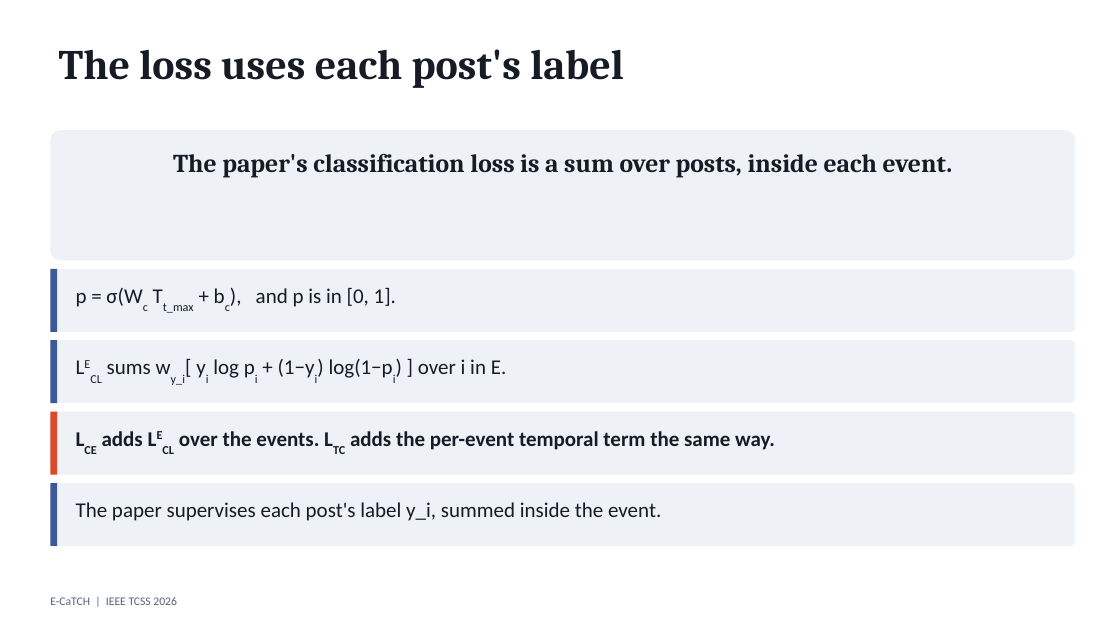
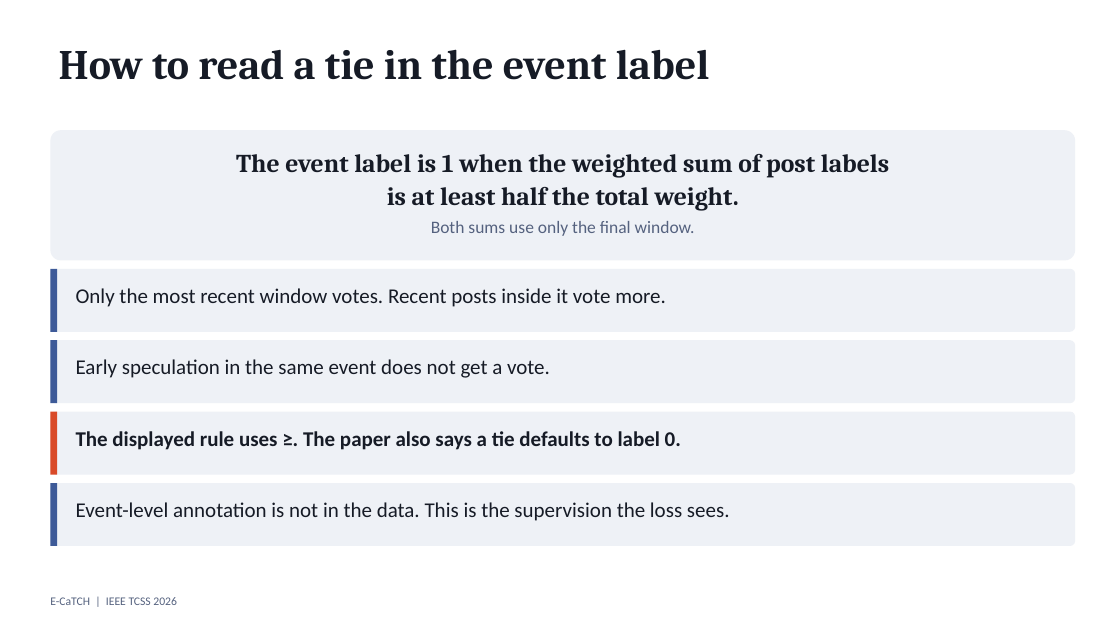
Before and after one commit to amousavi1/amousavi1.github.io, a slide deck: slide 21 of talks/georgetown-2026-ecatch/E-CaTCH_presentation_complete.pptx. Drawn at 1120x630 pixels with LibreOffice and Linux fonts; fonts in the diff are those of the drawing. Boxes give left, top, right and bottom in pixels: in the first picture for what was removed or moved away, otherwise in the second. Text is boxed around its words. In the diff, an @@ line names an element or a change of style, - is before the commit and + after.

Commit message:
Revert "Match the talk formulas to the paper's equations."
This reverts commit b7a62fe568d498d58f84a6535e8d8b395350f49a.

```diff
--- a/talks/georgetown-2026-ecatch/E-CaTCH_presentation_complete.pptx
+++ b/talks/georgetown-2026-ecatch/E-CaTCH_presentation_complete.pptx
@@ title at (59,49,710,80): text changed @@
-The loss uses each post's label
+How to read a tie in the event label
@@ text at (236,154,890,236): text changed @@
-The paper's classification loss is a sum over posts, inside each event.
+The event label is 1 when the weighted sum of post labels
+is at least half the total weight.
+Both sums use only the final window.
@@ text at (76,288,666,307): text changed @@
-p = σ(Wc Tt_max + bc), and p is in [0, 1].
+Only the most recent window votes. Recent posts inside it vote more.
@@ text at (76,359,550,378): text changed @@
-LECL sums wy_i[ yi log pi + (1−yi) log(1−pi) ] over i in E.
+Early speculation in the same event does not get a vote.
@@ text at (76,431,681,450): text changed @@
-LCE adds LECL over the events. LTC adds the per-event temporal term the same way.
+The displayed rule uses ≥. The paper also says a tie defaults to label 0.
@@ text at (76,502,730,521): text changed @@
-The paper supervises each post's label y_i, summed inside the event.
+Event-level annotation is not in the data. This is the supervision the loss sees.
```
Also in this commit, not shown: 5 other slides changed, 1 other file.
